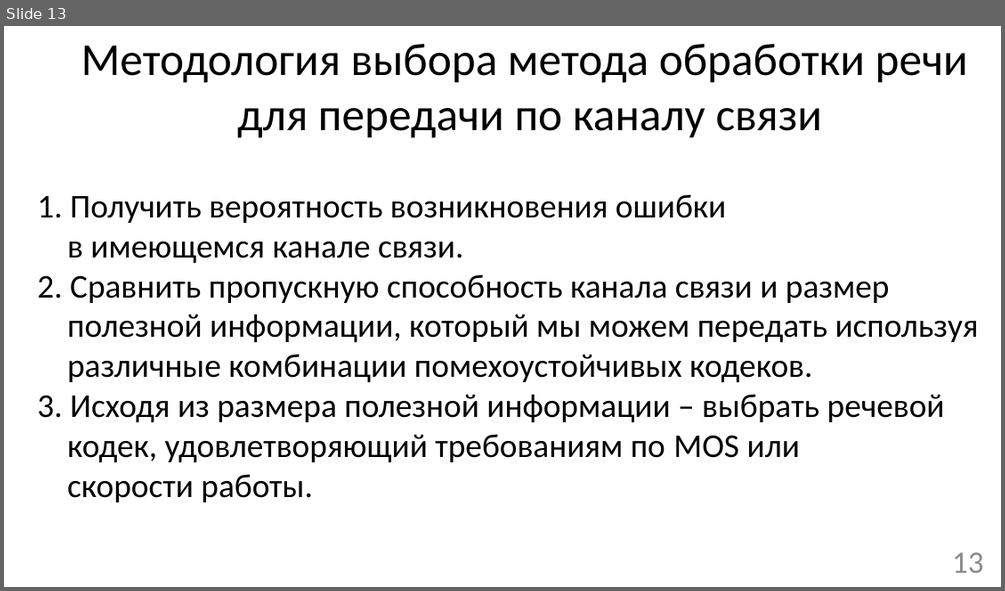
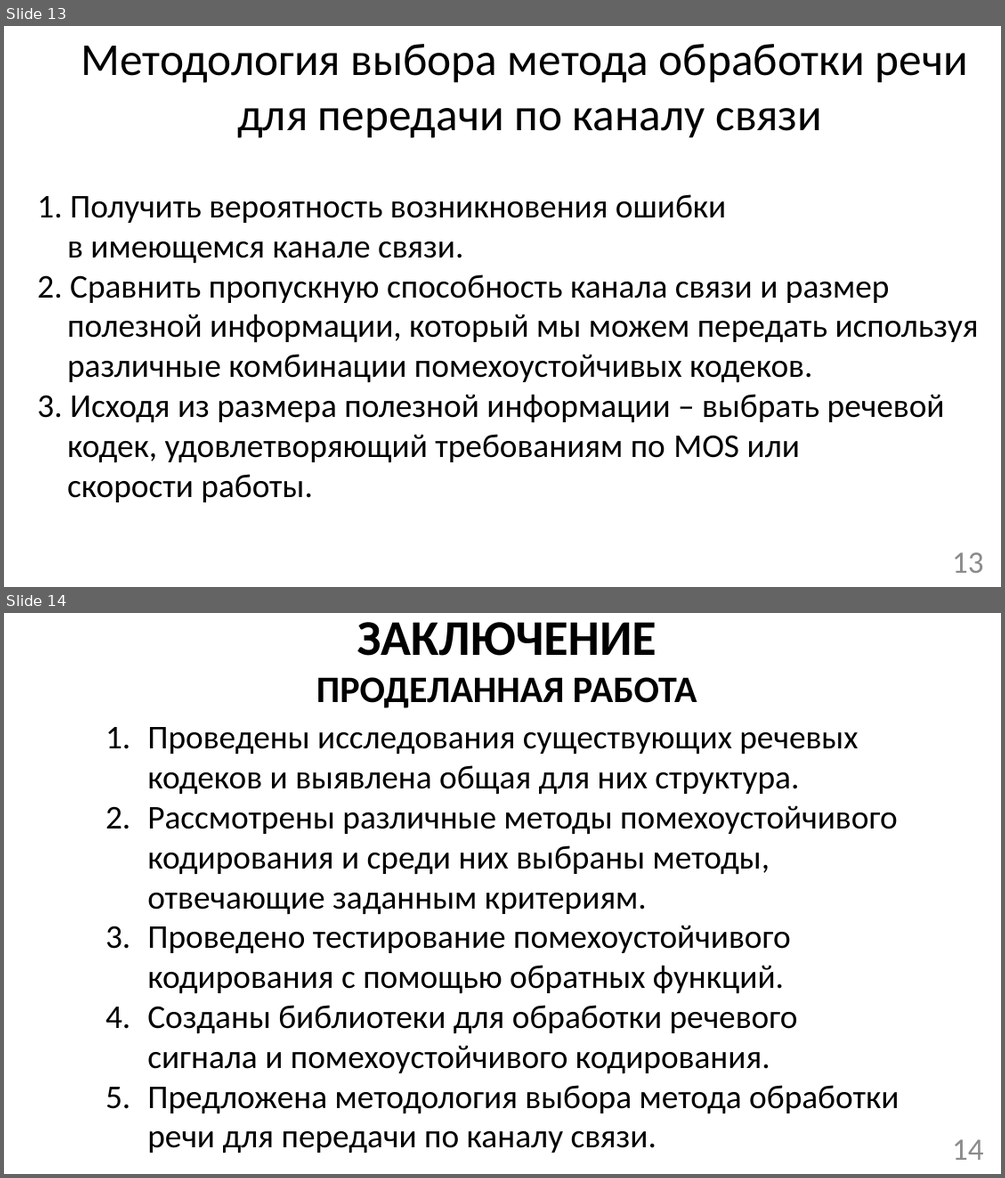
Before and after one commit to mrAdiy/rmsc_bak, a slide deck: Презентация бакалаврской SPEECH.pptx. Shown one above the other, each under a label of ours: slide 13 before the commit, slides 13 and 14 after it. The pictures are 1005x591 and 1005x1178 pixels, drawn with LibreOffice and Linux fonts; fonts in the diff are those of the drawing. Boxes give left, top, right and bottom in pixels: in the first picture for what was removed or moved away, otherwise in the second. Text is boxed around its words. In the diff, an @@ line names an element or a change of style, - is before the commit and + after.

```diff
--- a/Презентация бакалаврской SPEECH.pptx
+++ b/Презентация бакалаврской SPEECH.pptx
@@ slide 14 added at [4,613,1001,1174], background #FFFFFF @@
@@ text added at [316,622,697,708], 36 pt, text #000000, bold @@
+ЗАКЛЮЧЕНИЕ
+ПРОДЕЛАННАЯ РАБОТА
@@ text added at [147,727,898,1152], 32 pt, text #000000 @@
+1. Проведены исследования существующих речевых кодеков и выявлена общая для них структура.
+2. Рассмотрены различные методы помехоустойчивого кодирования и среди них выбраны методы, отвечающие заданным критериям.
+3. Проведено тестирование помехоустойчивого кодирования с помощью обратных функций.
+4. Созданы библиотеки для обработки речевого сигнала и помехоустойчивого кодирования.
+5. Предложена методология выбора метода обработки речи для передачи по каналу связи.
@@ page number added at [952,1139,983,1159], 30 pt, text #8C8C8C @@
+14
```
Also in this commit, not shown: 1 slide removed, 3 other files.
